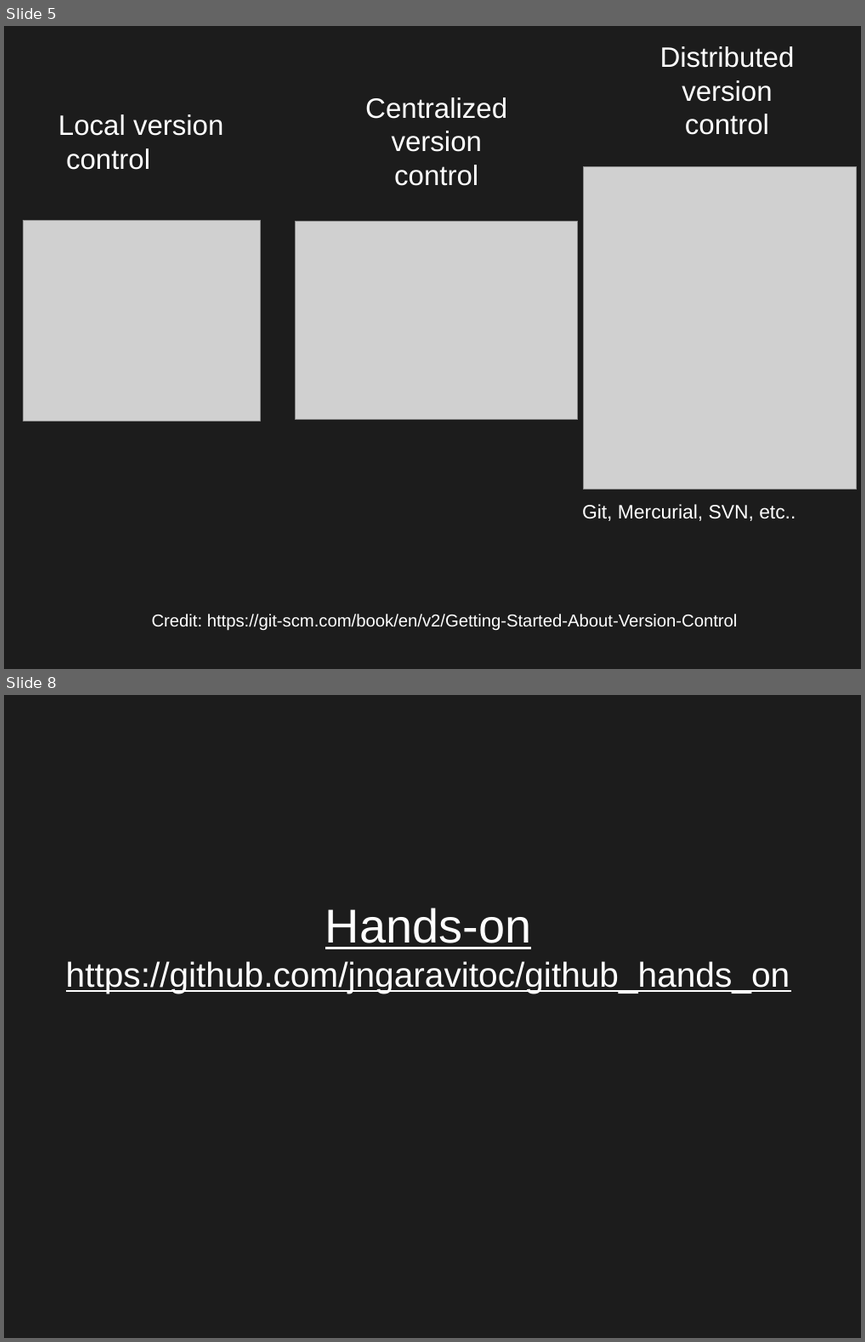
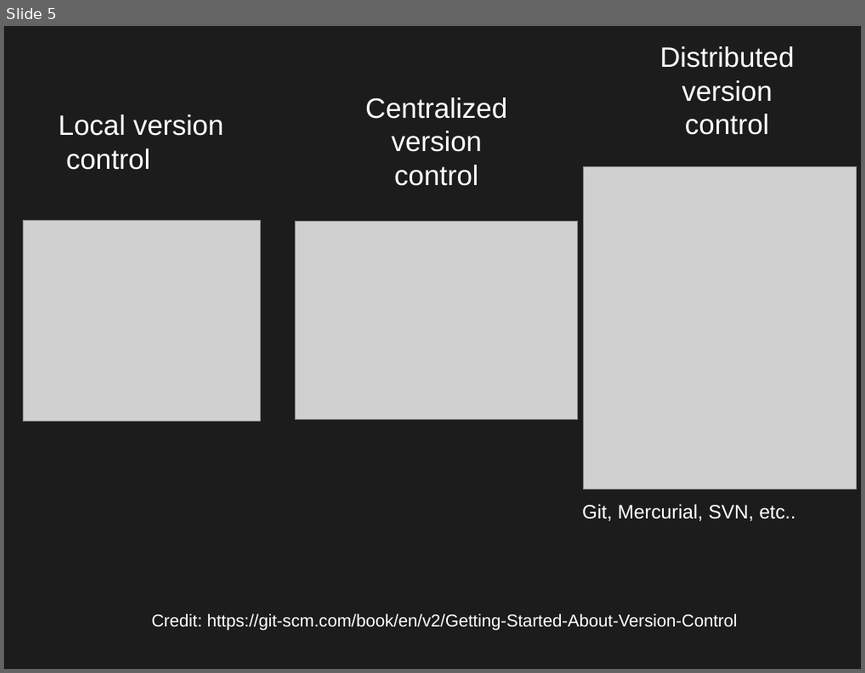
Before and after one commit to jngaravitoc/github_hands_on, a slide deck: git.odp. Shown one above the other, each under a label of ours: slides 5 and 8 before the commit, slide 5 after it; the slides between them are not shown. The pictures are 865x1342 and 865x673 pixels, drawn with LibreOffice and Linux fonts; fonts in the diff are those of the drawing; grey boxes stand for pictures. Boxes give left, top, right and bottom in pixels: in the first picture for what was removed or moved away, otherwise in the second. Text is boxed around its words. In the diff, an @@ line names an element or a change of style, - is before the commit and + after.

```diff
--- a/git.odp
+++ b/git.odp
@@ slide 8 removed at bbox=[4, 695, 861, 1338], background #1C1C1C @@
@@ title removed at bbox=[66, 907, 789, 993] @@
-Hands-on
-https://github.com/jngaravitoc/github_hands_on
```
Also in this commit, not shown: 12 slides changed, 1 slide added, 1 other file.
